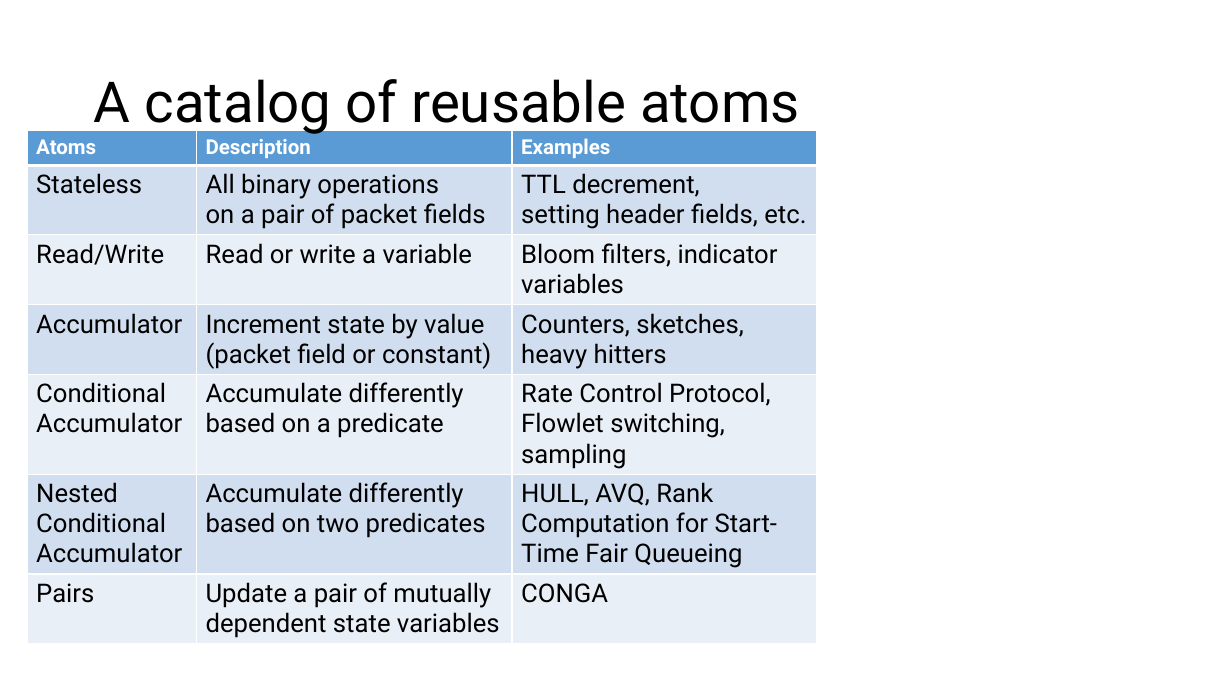
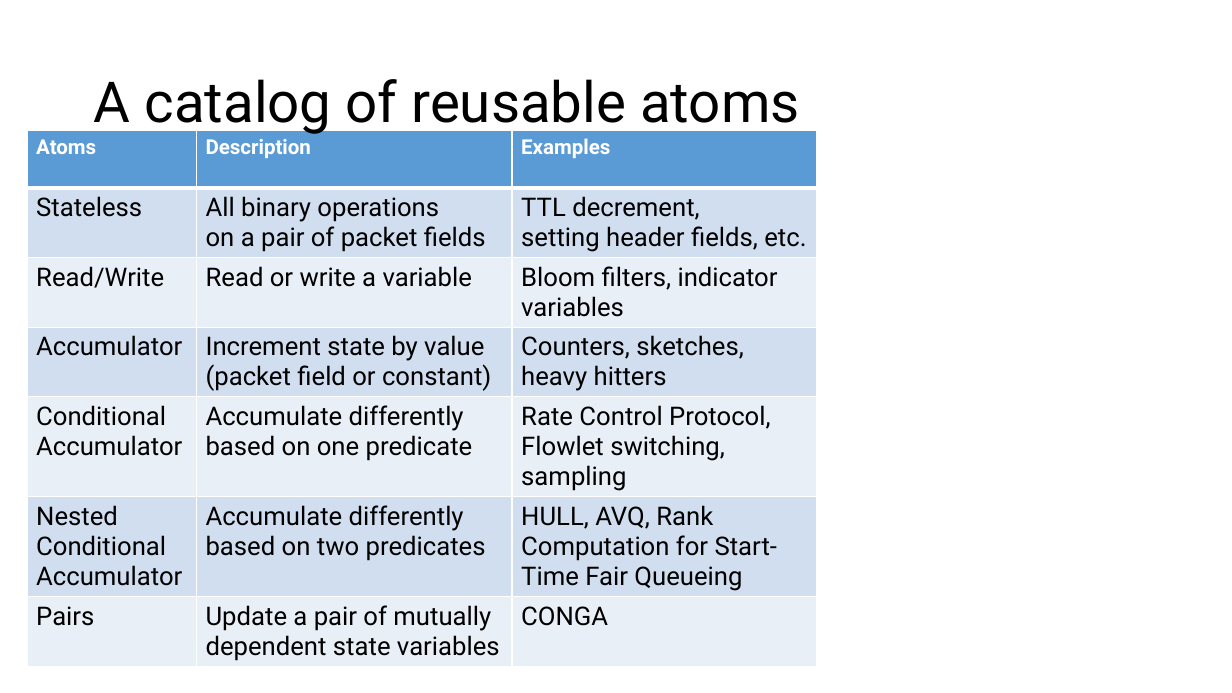
Before and after one commit to anirudhSK/pifo-domino-marple-ppts, a slide deck: slide 40 of combined_domino_pifo.pptx. Drawn at 1232x693 pixels with LibreOffice and Linux fonts; fonts in the diff are those of the drawing. Boxes give left, top, right and bottom in pixels: in the first picture for what was removed or moved away, otherwise in the second. Text is boxed around its words. In the diff, an @@ line names an element or a change of style, - is before the commit and + after.

```diff
--- a/combined_domino_pifo.pptx
+++ b/combined_domino_pifo.pptx
@@ table at (27, 131, 817, 677) @@
-row 5, column 2: Accumulate differently based on a predicate
+row 5, column 2: Accumulate differently based on one predicate
```
Also in this commit, not shown: 9 other slides changed.
